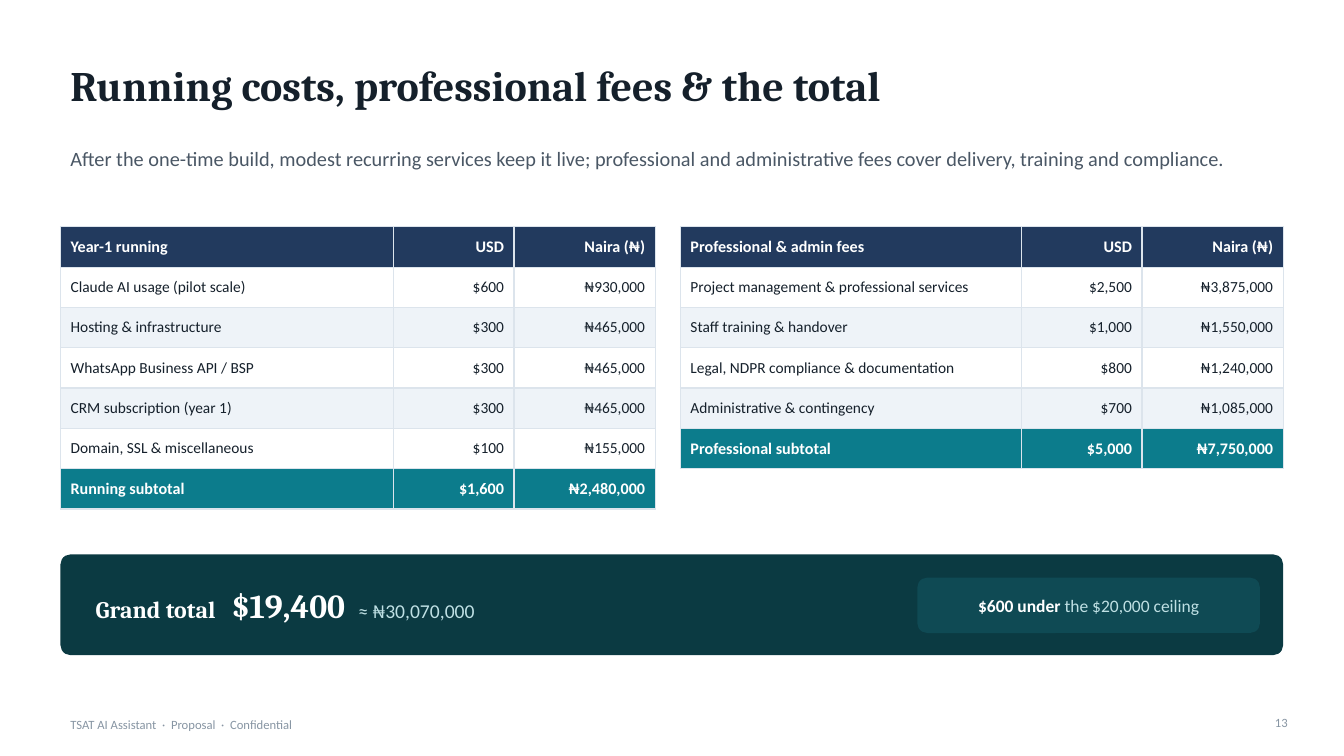
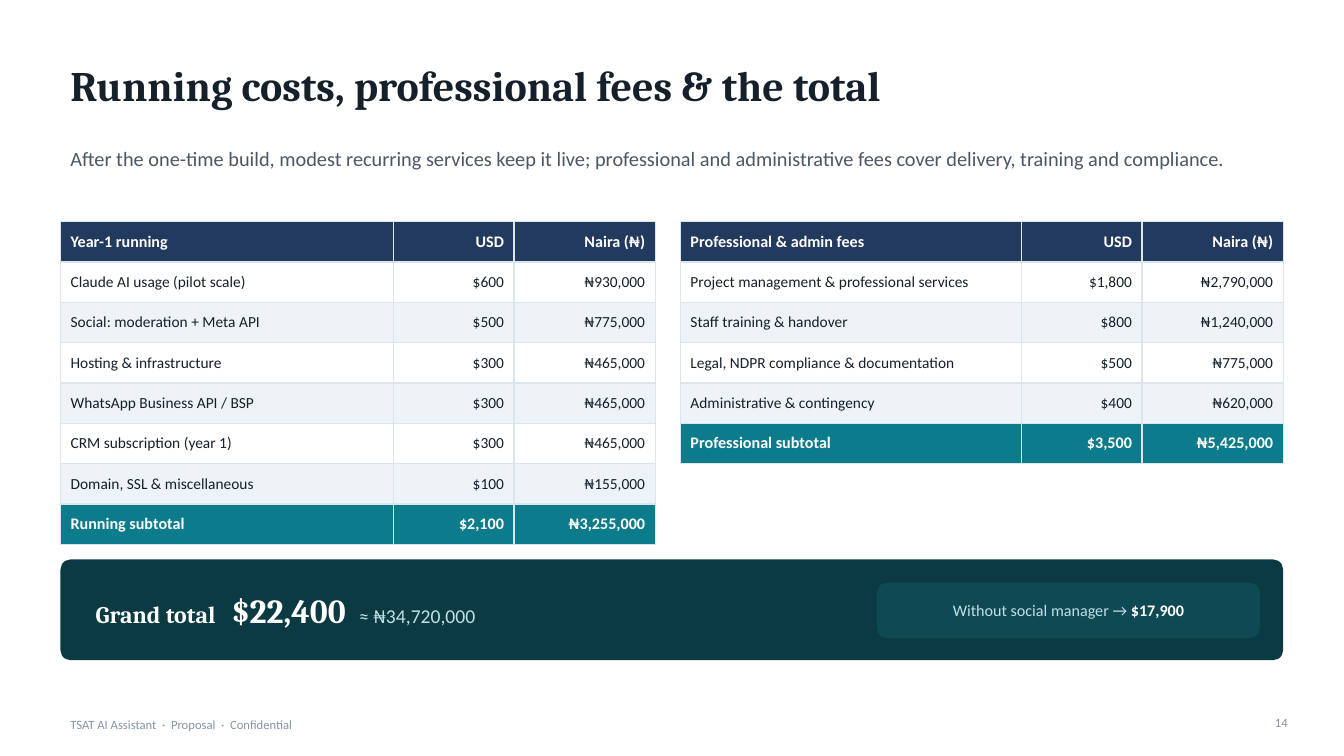
Before and after one commit to Bekaji/Bekaji, a slide deck: slide 14 of tsat-ai-assistant/TSAT_AI_Assistant_Pitch_Deck.pptx (slide 13 before the commit). Drawn at 1344x756 pixels with LibreOffice and Linux fonts; fonts in the diff are those of the drawing. Boxes give left, top, right and bottom in pixels: in the first picture for what was removed or moved away, otherwise in the second. Text is boxed around its words. In the diff, an @@ line names an element or a change of style, - is before the commit and + after.

```diff
--- a/tsat-ai-assistant/TSAT_AI_Assistant_Pitch_Deck.pptx
+++ b/tsat-ai-assistant/TSAT_AI_Assistant_Pitch_Deck.pptx
@@ table at (x1=60, y1=222, x2=655, y2=536) @@
+row 3: Social: moderation + Meta API | $500 | ₦775,000
-row 8, column 2: $1,600
+row 8, column 2: $2,100
-row 8, column 3: ₦2,480,000
+row 8, column 3: ₦3,255,000
@@ table resized from (x1=60, y1=227, x2=655, y2=501) to (x1=60, y1=222, x2=655, y2=536) @@
@@ table at (x1=681, y1=222, x2=1284, y2=454) @@
-row 2, column 2: $2,500
+row 2, column 2: $1,800
-row 2, column 3: ₦3,875,000
+row 2, column 3: ₦2,790,000
-row 3, column 2: $1,000
+row 3, column 2: $800
-row 3, column 3: ₦1,550,000
+row 3, column 3: ₦1,240,000
-row 4, column 2: $800
+row 4, column 2: $500
-row 4, column 3: ₦1,240,000
+row 4, column 3: ₦775,000
-row 5, column 2: $700
+row 5, column 2: $400
-row 5, column 3: ₦1,085,000
+row 5, column 3: ₦620,000
-row 6, column 2: $5,000
+row 6, column 2: $3,500
-row 6, column 3: ₦7,750,000
+row 6, column 3: ₦5,425,000
@@ table moved from (x1=681, y1=227, x2=1284, y2=460) to (x1=681, y1=222, x2=1284, y2=454) @@
@@ rounded rectangle moved from (x1=60, y1=555, x2=1284, y2=655) to (x1=60, y1=560, x2=1284, y2=660) @@
@@ text at (x1=96, y1=598, x2=475, y2=628): text changed @@
-Grand total $19,400 ≈ ₦30,070,000
+Grand total $22,400 ≈ ₦34,720,000
@@ rounded rectangle resized from (x1=918, y1=578, x2=1260, y2=633) to (x1=877, y1=583, x2=1260, y2=638) @@
@@ text at (x1=953, y1=605, x2=1184, y2=619): text changed; size 12.5 to 11.5 pt @@
-$600 under the $20,000 ceiling
+Without social manager → $17,900
@@ page number at (x1=1275, y1=719, x2=1288, y2=727): text changed @@
-13
+14
```
Also in this commit, not shown: 12 other slides changed, 1 slide added, 2 other files.
